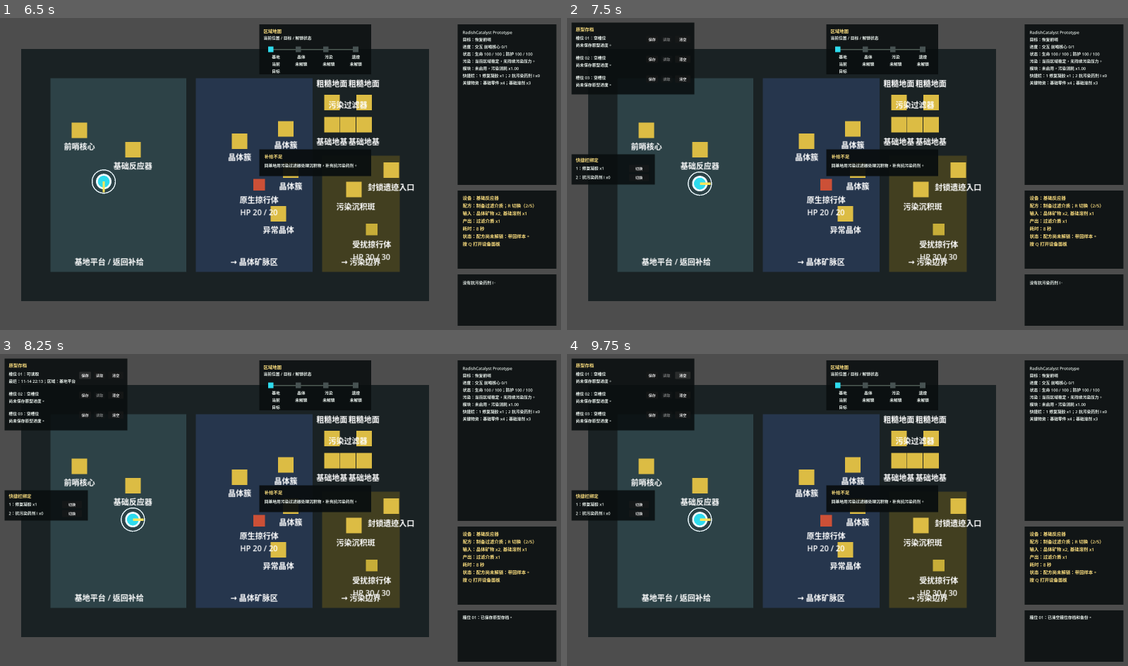
Above: before the commit, frames 1-4 (two rows, left to right).
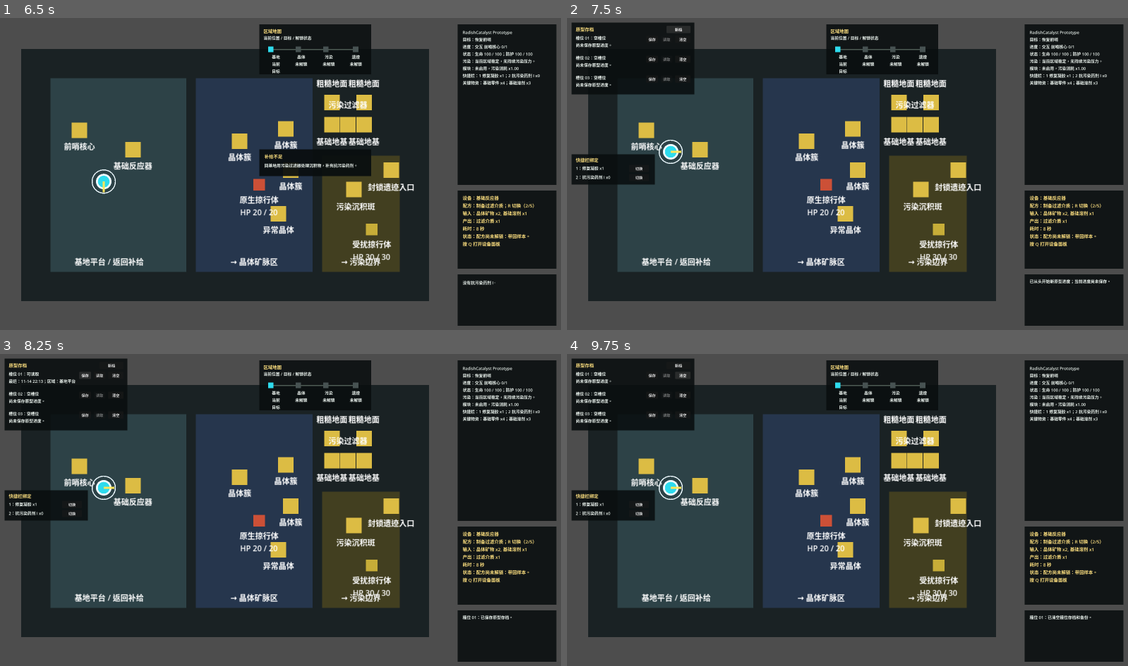
Above: after the commit, the same moments.

Repository: laugh0608/RadishCatalyst
Game: Godot game, scene res://scenes/boot/Boot.tscn
The game is run twice, just before and just after one commit, with the same random seed, the same clock (stepped at 60 frames per second) and the same inputs.
Inputs (mouse positions are in pixels of both pictures, inside the frame that each line leads up to):
- Up to frame 1 (6.5 s): tap Enter at 0.5 s; hold D (move_right) 0.53-1.28 s; tap J (attack) at 0.6 s; hold S (move_down) 1.28-2.03 s; tap R (cycle_recipe) at 1.35 s; hold D (move_right) 2.03-2.78 s; tap E (interact) at 2.1 s; hold W (move_up) 2.78-3.5 s; tap Q (toggle_device_panel) at 2.85 s; click "关闭" at 3.5 s; tap Space at 4.25 s; hold A (move_left) 4.28-5.78 s; tap F (toggle_module) at 4.35 s; tap 1 (use_quick_slot_1) at 5.1 s; hold S (move_down) from 5.78 s (still down); tap 2 (use_quick_slot_2) at 5.85 s
- Up to frame 2 (7.5 s): release S (move_down) at 6.53 s; hold D (move_right) 6.53-7.25 s; tap Tab at 6.6 s; click (679, 30) at 7.25 s, where only the run after the commit has a clickable "新档"
- Up to frame 3 (8.25 s): click "保存" at 8 s
- Up to frame 4 (9.75 s): click "读取" at 8.75 s; click "清空" at 9.5 s

Frame 1 is identical in both runs. In frame 2, 2.0% of the frame differs, in the area x 16-97%, y 3-86%; in frame 3, 1.8%; in frame 4, 1.8%.

Commit message:
feat: 增加新档重置入口

Diff:
--- a/client/scenes/ui/PrototypeHud.tscn
+++ b/client/scenes/ui/PrototypeHud.tscn
@@ -27,10 +27,17 @@
 [node name="SaveTitleLabel" type="Label" parent="SavePanel"]
 offset_left = 18.0
 offset_top = 14.0
-offset_right = 524.0
+offset_right = 402.0
 offset_bottom = 42.0
 text = "原型存档"
 label_settings = SubResource("LabelSettings_prompt")
+
+[node name="NewGameButton" type="Button" parent="SavePanel"]
+offset_left = 420.0
+offset_top = 14.0
+offset_right = 526.0
+offset_bottom = 46.0
+text = "新档"
 
 [node name="Slot01Label" type="Label" parent="SavePanel"]
 offset_left = 18.0
--- a/client/scripts/checks/vertical_slice_flow_check.gd
+++ b/client/scripts/checks/vertical_slice_flow_check.gd
@@ -33,6 +33,7 @@
 	_check_region_markers()
 	_check_region_presence_bounds()
 	_check_pollution_gate_runtime_bounds()
+	_check_new_game_state_reset()
 	_check_quest_completion_panel_text()
 	_check_build_prompts()
 	_check_supply_feedback()
@@ -240,6 +241,25 @@
 	_expect_equal(unlocked_character.current_region_id, "region.pollution_edge", "unlocked pollution edge should update character region")
 	map.player.free()
 	map.free()
+
+
+func _check_new_game_state_reset() -> void:
+	var game_root = GameRootScript.new()
+	var new_state := game_root.create_new_game_state()
+	var reset_world: WorldState = new_state.get("world_state", null)
+	var reset_character: CharacterState = new_state.get("character_state", null)
+	if reset_world == null or reset_character == null:
+		failures.append("new game state should include world and character")
+		game_root.free()
+		return
+
+	_expect_equal(reset_world.current_region_id, "region.outpost_platform", "new game resets world region")
+	_expect_equal(reset_character.current_region_id, "region.outpost_platform", "new game resets character region")
+	_expect_equal(reset_world.quest_state.active_quest_ids, ["quest.restore_outpost"], "new game resets active quest")
+	_expect_array_missing(reset_world.unlocked_region_ids, "region.crystal_vein_field", "new game should not keep crystal unlock")
+	_expect_equal(int(reset_character.inventory.items.get("item.basic_parts", 0)), 4, "new game resets starting parts")
+	_expect_equal(String(reset_character.equipment.get("suit_module", "")), "", "new game clears suit module")
+	game_root.free()
 
 
 func _check_quest_completion_panel_text() -> void:
--- a/client/scripts/game/game_root.gd
+++ b/client/scripts/game/game_root.gd
@@ -41,6 +41,7 @@
 	hud.save_slot_requested.connect(_on_hud_save_slot_requested)
 	hud.load_slot_requested.connect(_on_hud_load_slot_requested)
 	hud.delete_slot_requested.connect(_on_hud_delete_slot_requested)
+	hud.new_game_requested.connect(_on_hud_new_game_requested)
 	hud.quick_slot_binding_requested.connect(_on_hud_quick_slot_binding_requested)
 	vertical_slice_map.interaction_available.connect(_on_interaction_available)
 	vertical_slice_map.interaction_cleared.connect(_on_interaction_cleared)
@@ -170,6 +171,10 @@
 	_update_hud()
 
 
+func _on_hud_new_game_requested() -> void:
+	_start_new_game()
+
+
 func _on_hud_quick_slot_binding_requested(slot_index: int, item_id: String) -> void:
 	var result := character_state.bind_quick_slot(slot_index, item_id, data_registry)
 	hud.append_log(String(result.get("message", "")))
@@ -198,6 +203,24 @@
 	hud.append_log("%s：%s" % [_format_slot_name(slot_id), String(result.get("message", ""))])
 	_refresh_save_slot_summaries()
 	_update_hud()
+
+
+func _start_new_game() -> void:
+	var new_state := create_new_game_state()
+	world_state = new_state.get("world_state", WorldState.create_default())
+	character_state = new_state.get("character_state", CharacterState.create_default())
+	vertical_slice_map.apply_runtime_state(world_state, character_state)
+	hud.clear_runtime_feedback()
+	hud.append_log("已从头开始新原型进度；当前进度尚未保存。")
+	_refresh_save_slot_summaries()
+	_update_hud()
+
+
+func create_new_game_state() -> Dictionary:
+	return {
+		"world_state": WorldState.create_default(),
+		"character_state": CharacterState.create_default()
+	}
 
 
 func _on_interaction_available(interactable: PrototypeInteractable) -> void:
--- a/client/scripts/ui/prototype_hud.gd
+++ b/client/scripts/ui/prototype_hud.gd
@@ -64,6 +64,7 @@
 @onready var supply_feedback_panel: ColorRect = $SupplyFeedbackPanel
 @onready var supply_feedback_title_label: Label = $SupplyFeedbackPanel/SupplyFeedbackTitleLabel
 @onready var supply_feedback_detail_label: Label = $SupplyFeedbackPanel/SupplyFeedbackDetailLabel
+@onready var new_game_button: Button = $SavePanel/NewGameButton
 @onready var save_slot_labels: Array[Label] = [
 	$SavePanel/Slot01Label,
 	$SavePanel/Slot02Label,
@@ -88,10 +89,12 @@
 signal save_slot_requested(slot_id: String)
 signal load_slot_requested(slot_id: String)
 signal delete_slot_requested(slot_id: String)
+signal new_game_requested
 signal quick_slot_binding_requested(slot_index: int, item_id: String)
 
 
 func _ready() -> void:
+	new_game_button.pressed.connect(_on_new_game_pressed)
 	for index in range(SAVE_SLOT_IDS.size()):
 		save_slot_buttons[index].pressed.connect(_on_save_slot_pressed.bind(index))
 		load_slot_buttons[index].pressed.connect(_on_load_slot_pressed.bind(index))
@@ -180,6 +183,16 @@
 	log_label.text = text
 
 
+func clear_runtime_feedback() -> void:
+	clear_prompt()
+	hide_device_panel()
+	completion_panel.visible = false
+	evacuation_panel.visible = false
+	supply_feedback_panel.visible = false
+	quest_completion_feedback_remaining_seconds = 0.0
+	supply_feedback_remaining_seconds = 0.0
+
+
 func show_quest_completion(feedback: Dictionary) -> void:
 	if feedback.is_empty():
 		return
@@ -300,6 +313,10 @@
 
 func _on_delete_slot_pressed(slot_index: int) -> void:
 	delete_slot_requested.emit(SAVE_SLOT_IDS[slot_index])
+
+
+func _on_new_game_pressed() -> void:
+	new_game_requested.emit()
 
 
 func _on_quick_slot_binding_pressed(slot_index: int) -> void:
Not shown, changed: docs/devlogs/2026-W19.md
Not shown, changed: docs/planning/current.md
Not shown, changed: docs/planning/vertical-slice.md
